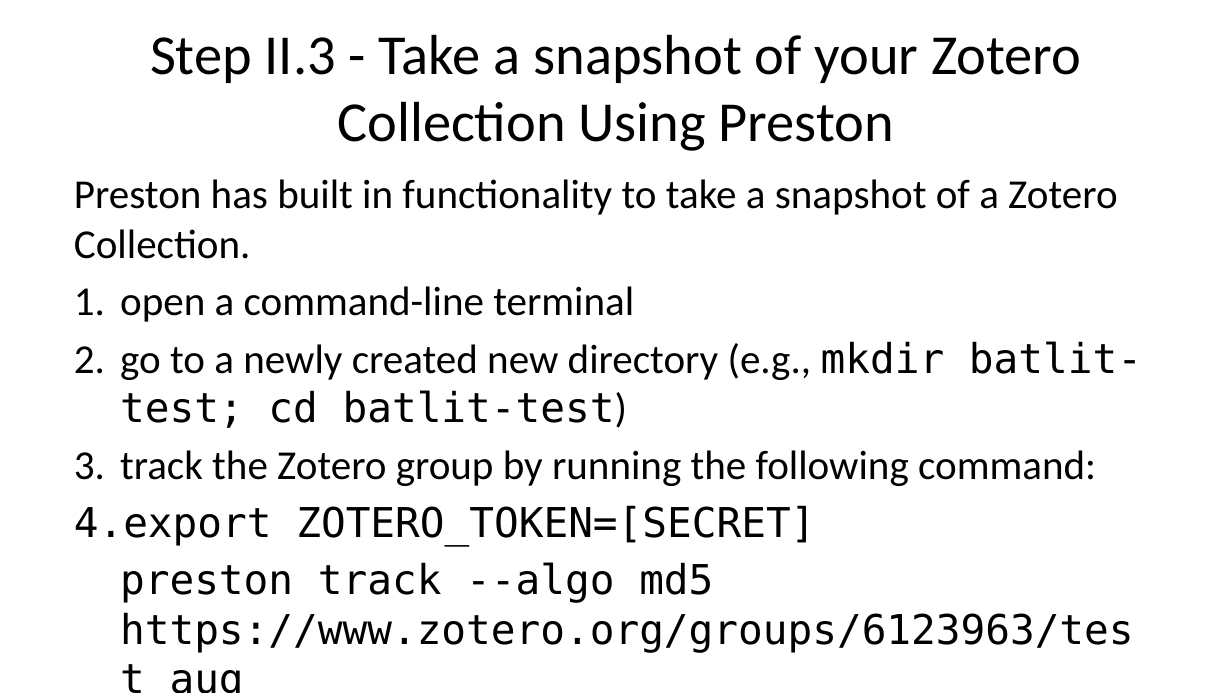
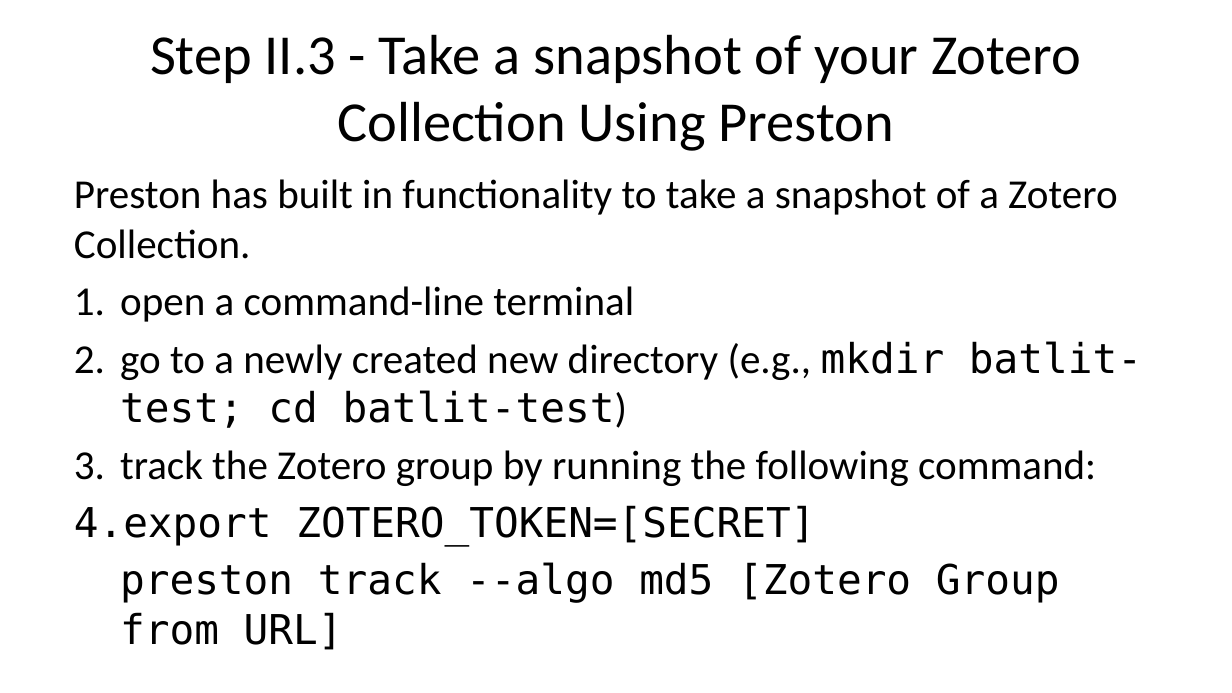
Before and after one commit to bat-literature/bat-literature.github.io, a slide deck: slide 24 of workshop.pptx. Drawn at 1232x693 pixels with LibreOffice and Linux fonts; fonts in the diff are those of the drawing. Boxes give left, top, right and bottom in pixels: in the first picture for what was removed or moved away, otherwise in the second. Text is boxed around its words. In the diff, an @@ line names an element or a change of style, - is before the commit and + after.

```diff
--- a/workshop.pptx
+++ b/workshop.pptx
@@ text at [74, 505, 1060, 603]: text changed @@
-export ZOTERO_TOKEN=[SECRET]
-preston track --algo md5 https://www.zotero.org/groups/6123963/test_aug
+export ZOTERO_TOKEN=[SECRET]
+preston track --algo md5 [Zotero Group from URL]
```
Also in this commit, not shown: 7 other slides changed, 3 other files.
